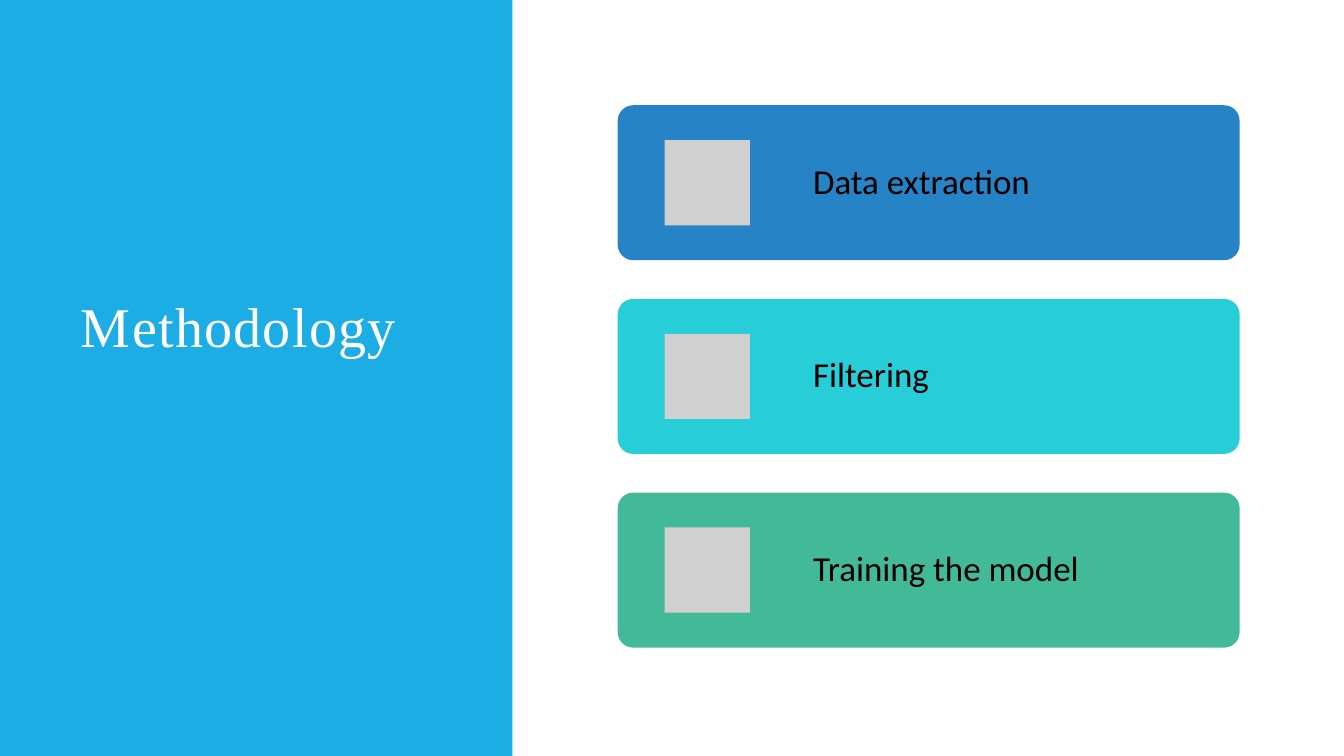
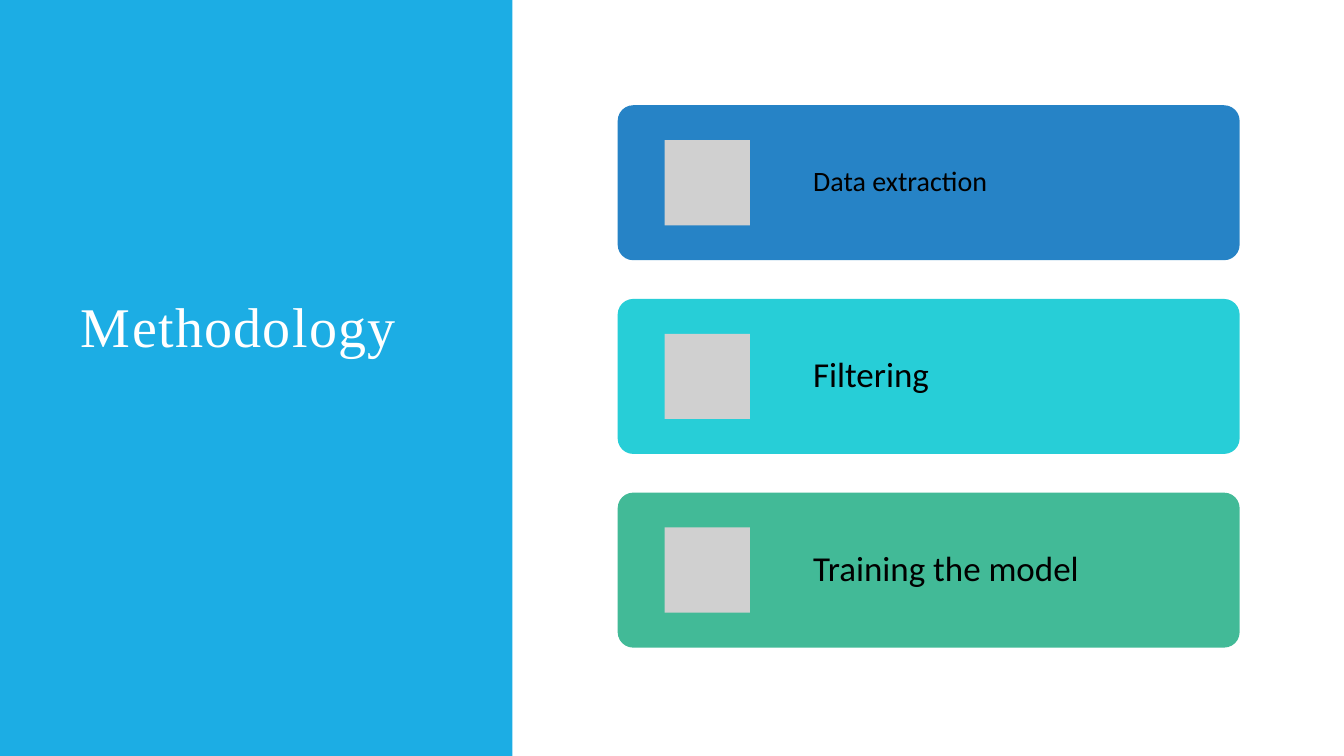
Before and after one commit to NJ261/CSCI6509_Project, a slide deck: slide 4 of presentation/presentation.pptx. Drawn at 1344x756 pixels with LibreOffice and Linux fonts; fonts in the diff are those of the drawing; grey boxes stand for pictures. Boxes give left, top, right and bottom in pixels: in the first picture for what was removed or moved away, otherwise in the second. Text is boxed around its words. In the diff, an @@ line names an element or a change of style, - is before the commit and + after.

```diff
--- a/presentation/presentation.pptx
+++ b/presentation/presentation.pptx
@@ text "Data extraction" at bbox=[813, 171, 987, 191]: size 25 to 20 pt; less space between paragraphs @@
```
Also in this commit, not shown: 3 other slides changed, 4 slides added.
